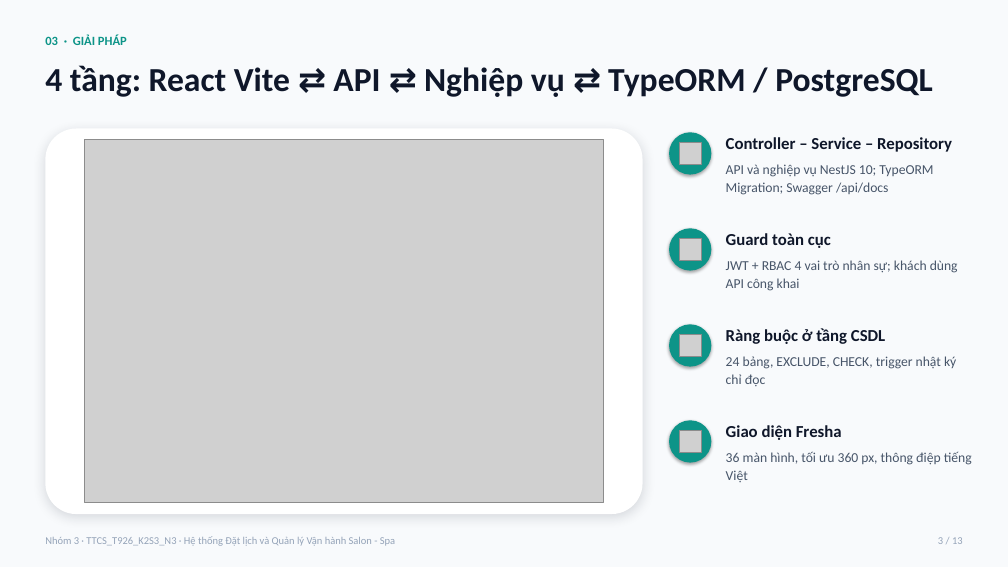
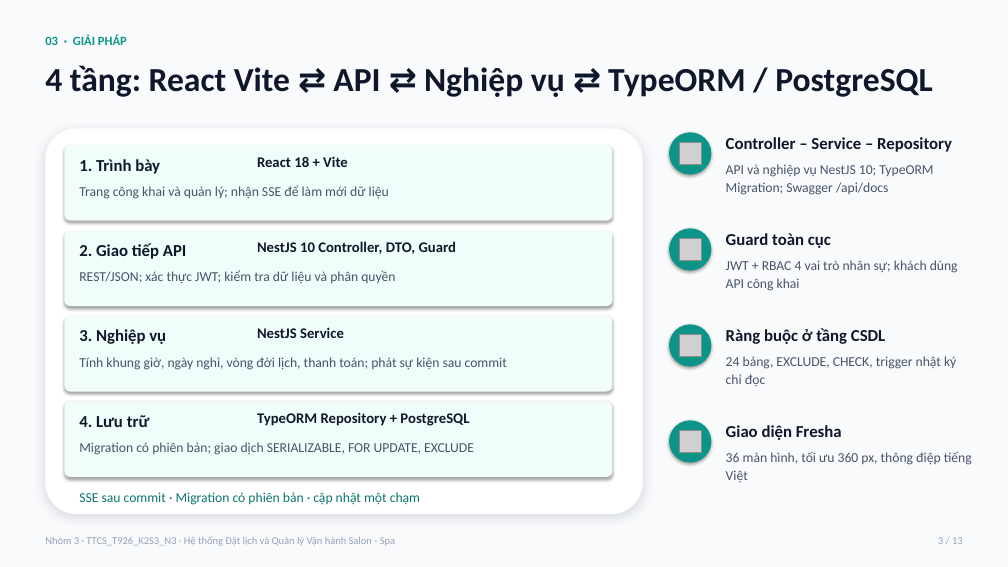
Before and after one commit to steveprovip/thucTap_HeThongDatLichSPA, a slide deck: slide 3 of docs/Slide_Bao_Cao_He_Thong_Dat_Lich_Salon_Spa.pptx. Drawn at 1008x567 pixels with LibreOffice and Linux fonts; fonts in the diff are those of the drawing; grey boxes stand for pictures. Boxes give left, top, right and bottom in pixels: in the first picture for what was removed or moved away, otherwise in the second. Text is boxed around its words. In the diff, an @@ line names an element or a change of style, - is before the commit and + after.

```diff
--- a/docs/Slide_Bao_Cao_He_Thong_Dat_Lich_Salon_Spa.pptx
+++ b/docs/Slide_Bao_Cao_He_Thong_Dat_Lich_Salon_Spa.pptx
@@ rounded rectangle added at <box>64,145,613,221</box>, fill #F0FDFA @@
@@ picture removed at <box>85,140,603,503</box> @@
@@ text added at <box>79,159,160,174</box>, 16 pt, text #0F172A, bold @@
+1. Trình bày
@@ text added at <box>257,156,348,167</box>, 14 pt, text #0F172A, bold @@
+React 18 + Vite
@@ text added at <box>79,185,389,199</box>, 13 pt, text #475569 @@
+Trang công khai và quản lý; nhận SSE để làm mới dữ liệu
@@ rounded rectangle added at <box>64,231,613,306</box>, fill #F0FDFA @@
@@ text added at <box>79,243,187,259</box>, 16 pt, text #0F172A, bold @@
+2. Giao tiếp API
@@ text added at <box>257,241,456,254</box>, 14 pt, text #0F172A, bold @@
+NestJS 10 Controller, DTO, Guard
@@ text added at <box>79,270,395,284</box>, 13 pt, text #475569 @@
+REST/JSON; xác thực JWT; kiểm tra dữ liệu và phân quyền
@@ rounded rectangle added at <box>64,316,613,392</box>, fill #F0FDFA @@
@@ text added at <box>79,329,166,344</box>, 16 pt, text #0F172A, bold @@
+3. Nghiệp vụ
@@ text added at <box>257,327,344,338</box>, 14 pt, text #0F172A, bold @@
+NestJS Service
@@ text added at <box>79,357,507,370</box>, 13 pt, text #475569 @@
+Tính khung giờ, ngày nghỉ, vòng đời lịch, thanh toán; phát sự kiện sau commit
@@ rounded rectangle added at <box>64,402,613,477</box>, fill #F0FDFA @@
@@ text added at <box>79,415,150,427</box>, 16 pt, text #0F172A, bold @@
+4. Lưu trữ
@@ text added at <box>257,412,469,426</box>, 14 pt, text #0F172A, bold @@
+TypeORM Repository + PostgreSQL
@@ text added at <box>79,442,474,455</box>, 13 pt, text #475569 @@
+Migration có phiên bản; giao dịch SERIALIZABLE, FOR UPDATE, EXCLUDE
@@ text added at <box>79,492,420,505</box>, 13 pt, text #0F766E @@
+SSE sau commit · Migration có phiên bản · cập nhật một chạm
```
Also in this commit, not shown: 2 other slides changed, 5 other files.
